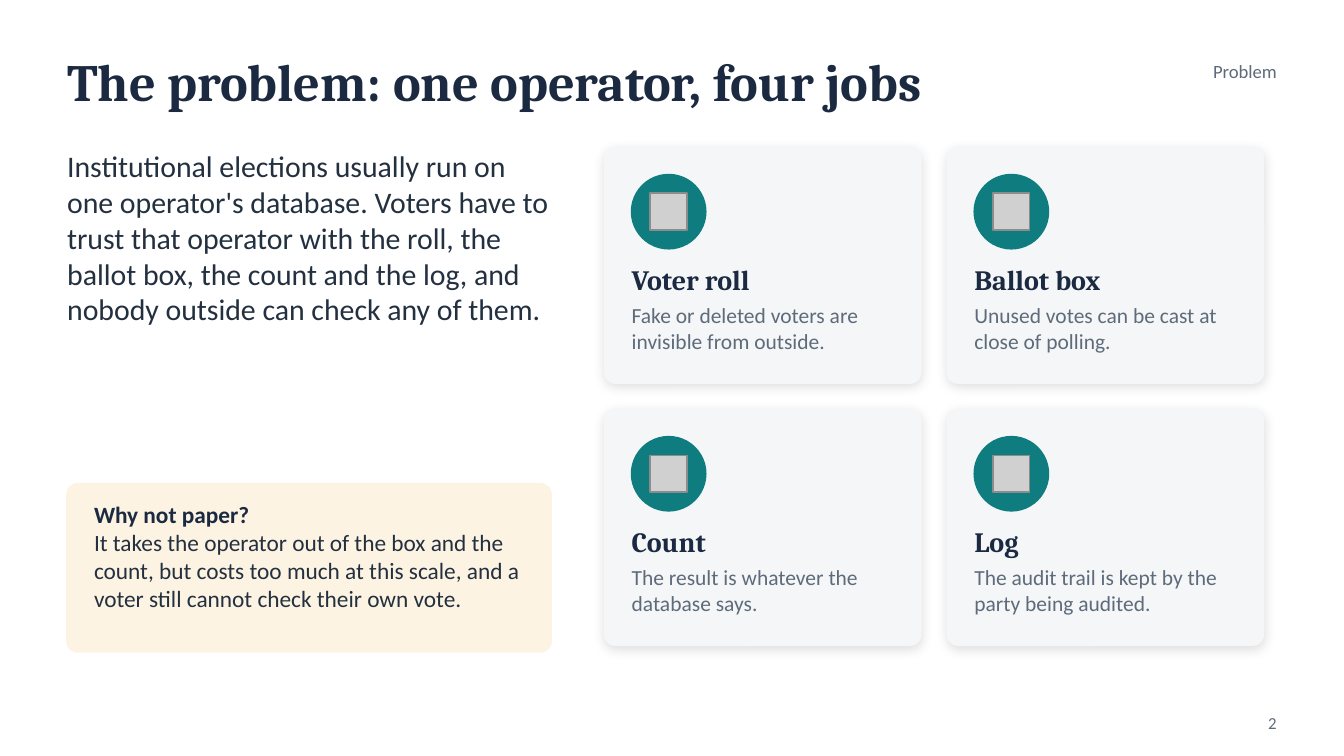
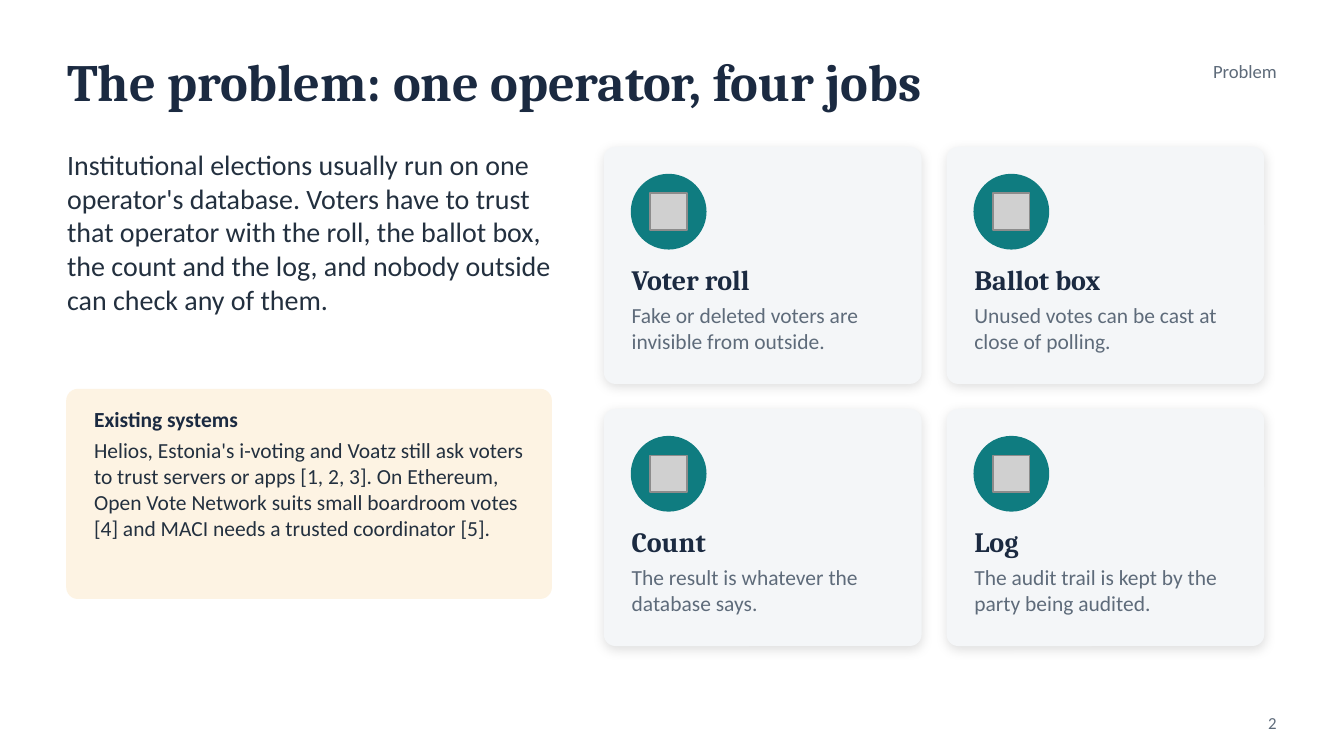
Before and after one commit to Chaitanya-Keyal/decentralized-voting-system, a slide deck: slide 2 of reports/eval1-slides.pptx. Drawn at 1344x756 pixels with LibreOffice and Linux fonts; fonts in the diff are those of the drawing; grey boxes stand for pictures. Boxes give left, top, right and bottom in pixels: in the first picture for what was removed or moved away, otherwise in the second. Text is boxed around its words. In the diff, an @@ line names an element or a change of style, - is before the commit and + after.

```diff
--- a/reports/eval1-slides.pptx
+++ b/reports/eval1-slides.pptx
@@ text "Institutional elections usually run on ..." at [67,155,551,315]: size 16 to 15 pt @@
@@ rounded rectangle: place and size @@
-rounded rectangle at [67,484,551,652]
+rounded rectangle at [67,390,551,598]
@@ rounded rectangle at [67,390,551,598]: proportions changed @@
@@ text at [94,412,523,539]: text changed; size 12.5 to 11.5 pt @@
-Why not paper?
-It takes the operator out of the box and the count, but costs too much at this scale, and a voter still cannot check their own vote.
+Existing systems
+Helios, Estonia's i-voting and Voatz still ask voters to trust servers or apps [1, 2, 3]. On Ethereum, Open Vote Network suits small boardroom votes [4] and MACI needs a trusted coordinator [5].
```
Also in this commit, not shown: 5 other slides changed, 2 slides added, 1 slide removed, 19 other files.
